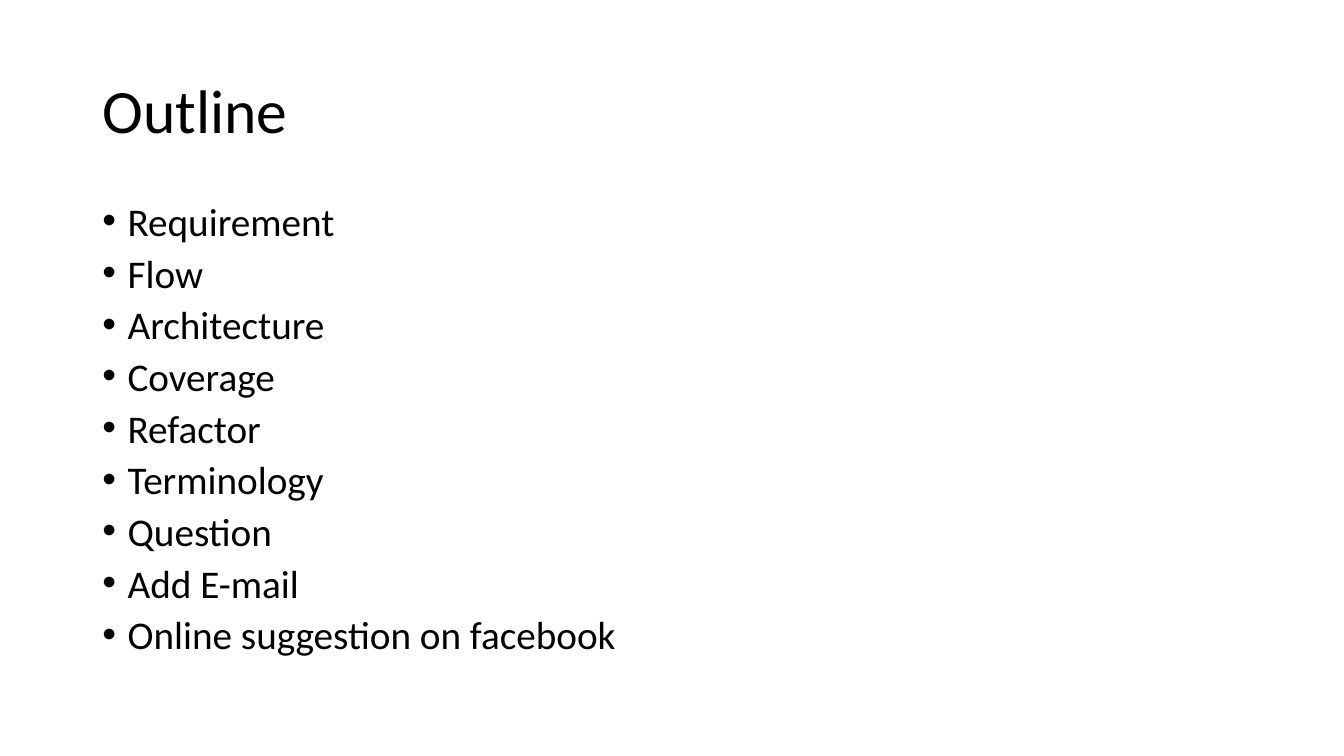
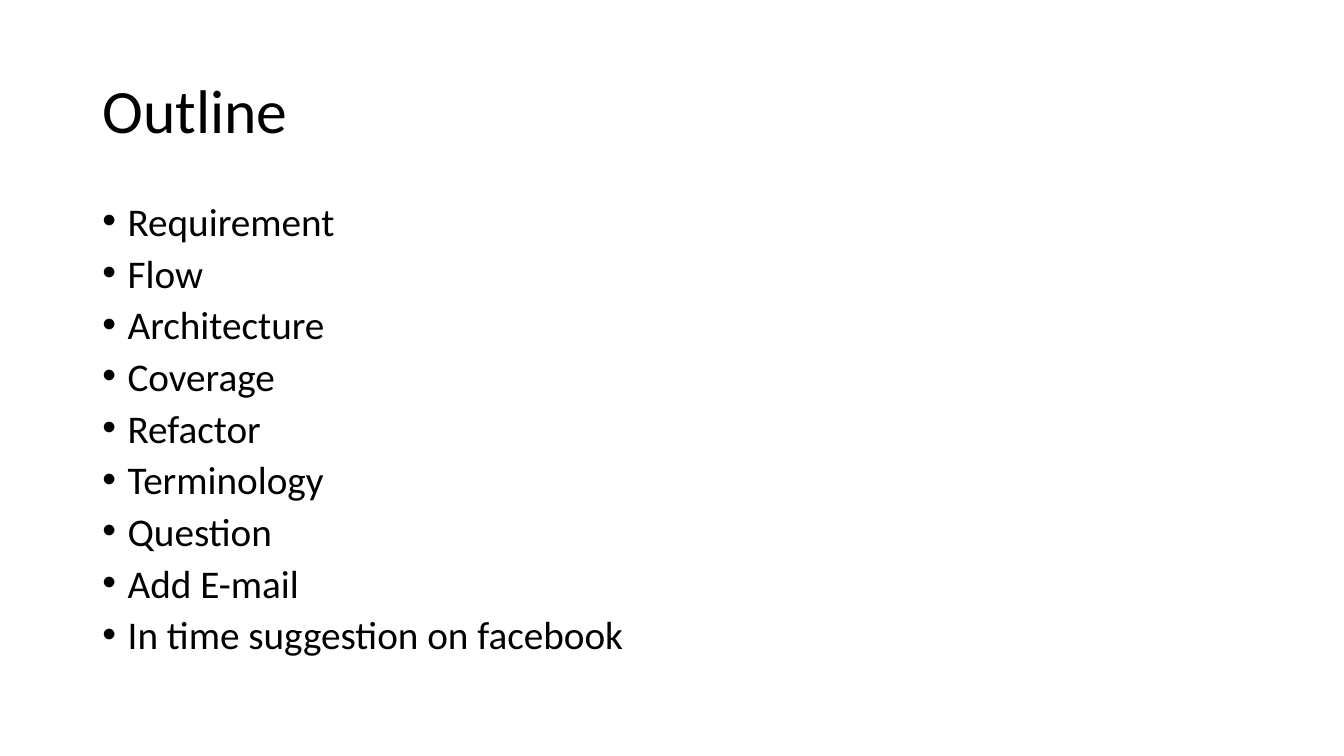
Before and after one commit to ernie55ernie/ShoppingCart, a slide deck: slide 2 of DM_PJ03_Probability.pptx. Drawn at 1344x756 pixels with LibreOffice and Linux fonts; fonts in the diff are those of the drawing. Boxes give left, top, right and bottom in pixels: in the first picture for what was removed or moved away, otherwise in the second. Text is boxed around its words. In the diff, an @@ line names an element or a change of style, - is before the commit and + after.

```diff
--- a/DM_PJ03_Probability.pptx
+++ b/DM_PJ03_Probability.pptx
@@ text at (128, 621, 623, 656): text changed @@
-• Online suggestion on facebook
+• In time suggestion on facebook
```
Also in this commit, not shown: 2 other slides changed, 1 slide added, 1 other file.
